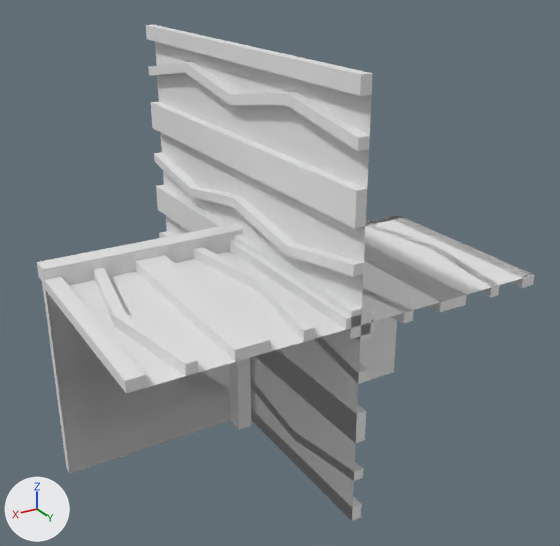
An edit to the OBJ model Data/bmc/tiles/t_086.obj, drawn before and after from the same camera.
Before and after are seen from a 50 mm camera at (0.864, 1.621, 0.718) aimed at (-0.067, 0.069, -0.058). Every picture has the same lights, and +X, +Y and +Z are marked at lower left. Where no turn or scale is listed for an object, it has been applied to the vertices.

Before the edit, the objects in view are built like this:
```python
me_t_086 = bpy.data.meshes.new('t_086')
me_t_086.from_pydata(...)  # 388 vertices, 765 faces; spans x -0.5..0.5, y -0.5..0.5, z -0.5..0.5
ob_t_086 = bpy.data.objects.new('t_086', me_t_086)
ob_t_086.location = (0.0, 0.0, 0.0)
```
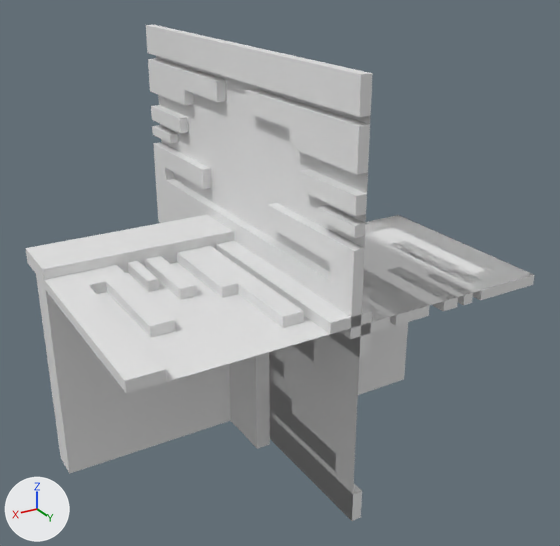
Location of each change, (x1, y1, x2, y2) in pixels of the pictures (560 x 546 px; the box of a moved part takes in the faces that stretch with it):
't_086', reshaped: before (37, 25, 534, 521); after (25, 25, 534, 521)
part 1 of me_t_086, added: after (299, 169, 367, 216)
part 2 of me_t_086, added: after (151, 105, 189, 133)
part 3 of me_t_086, added: after (318, 206, 366, 238)
part 4 of me_t_086, added: after (152, 125, 178, 143)
part 5 of me_t_086, added: after (127, 261, 159, 292)
part 6 of me_t_086, added: after (427, 274, 473, 305)
part 7 of me_t_086, added: after (145, 256, 197, 300)
part 8 of me_t_086, added: after (389, 267, 458, 311)
part 9 of me_t_086, rebuilt: before (250, 378, 363, 481); after (269, 381, 336, 471)
part 10 of me_t_086, rebuilt (65% narrower, 47% shorter): before (148, 62, 370, 151); after (148, 58, 226, 105)
part 11 of me_t_086, rebuilt: before (257, 351, 366, 443); after (269, 353, 284, 377)
part 12 of me_t_086, rebuilt (14% shorter): before (193, 247, 315, 342); after (177, 246, 304, 328)
part 13 of me_t_086, rebuilt: before (362, 288, 414, 323); after (362, 269, 430, 326)
part 14 of me_t_086, added: after (245, 89, 370, 175)
part 15 of me_t_086, deleted: before (364, 244, 467, 312)
part 16 of me_t_086, deleted: before (135, 255, 270, 362)
part 17 of me_t_086, moved or reshaped: before (37, 25, 534, 521); after (25, 25, 534, 521)

The change in detail:
me_t_086 is used by ob_t_086; location (0.0, 0.0, 0.0).
me_t_086 had 388 vertices, 765 faces and spanned x -0.5..0.5, y -0.5..0.5, z -0.5..0.5.
me_t_086 now has 340 vertices, 626 faces and spans x -0.5..0.5, y -0.5..0.5, z -0.5..0.5.
me_t_086 part 1: a new loose piece, a box spanning x 0.0..0.025, y 0.3..0.5, z 0.237..0.277.
me_t_086 part 2: a new loose piece, a box spanning x 0.0..0.025, y -0.5..-0.3, z 0.237..0.277.
me_t_086 part 3: a new loose piece, a box spanning x 0.0..0.025, y 0.374..0.5, z 0.193..0.218.
me_t_086 part 4: a new loose piece, a box spanning x 0.0..0.025, y -0.5..-0.374, z 0.193..0.218.
me_t_086 part 5: a new loose piece, a box spanning x 0.282..0.307, y 0.0..0.126, z 0.0..0.025.
me_t_086 part 6: a new loose piece, a box spanning x -0.307..-0.282, y 0.374..0.5, z -0.025..0.0.
me_t_086 part 7: a new loose piece, a box spanning x 0.223..0.263, y 0.0..0.2, z 0.0..0.025.
me_t_086 part 8: a new loose piece, a box spanning x -0.263..-0.223, y 0.3..0.5, z -0.025..0.0.
me_t_086 part 9: the loose piece of 38 vertices spanning x -0.025..0.025, y -0.5..0.5, z -0.429..-0.362 is rebuilt with 25 vertices and now spans x -0.025..0.025, y -0.429..0.429, z -0.408..-0.318.
me_t_086 part 10: the loose piece of 36 vertices spanning x 0.0..0.025, y -0.5..0.5, z 0.362..0.429 is rebuilt with 14 vertices and now spans x 0.0..0.025, y -0.5..-0.071, z 0.318..0.408.
me_t_086 part 11: the loose piece of 21 vertices spanning x -0.025..0.025, y -0.5..0.5, z -0.288..-0.212 is rebuilt with 14 vertices and now spans x -0.025..0.025, y -0.2..0.2, z -0.277..-0.237.
me_t_086 part 12: the loose piece of 20 vertices spanning x 0.071..0.138, y 0.0..0.5, z 0.0..0.025 is rebuilt with 14 vertices and now spans x 0.092..0.182, y 0.0..0.429, z 0.0..0.025.
me_t_086 part 13: the loose piece of 20 vertices spanning x -0.138..-0.071, y 0.0..0.5, z -0.025..0.0 is rebuilt with 14 vertices and now spans x -0.182..-0.092, y 0.071..0.5, z -0.025..0.0.
me_t_086 part 14: a new loose piece of 14 vertices spanning x 0.0..0.025, y 0.071..0.5, z 0.318..0.408.
me_t_086 part 15: the loose piece of 12 vertices spanning x -0.287..-0.213, y 0.0..0.5, z -0.025..0.0 is deleted.
me_t_086 part 16: the loose piece of 12 vertices spanning x 0.213..0.287, y 0.0..0.5, z 0.0..0.025 is deleted.
me_t_086 part 17: 192 vertices removed from x -0.5..0.5, y -0.5..0.5, z -0.5..0.463; 130 vertices added at x -0.5..0.5, y -0.5..0.5, z -0.5..0.425.
